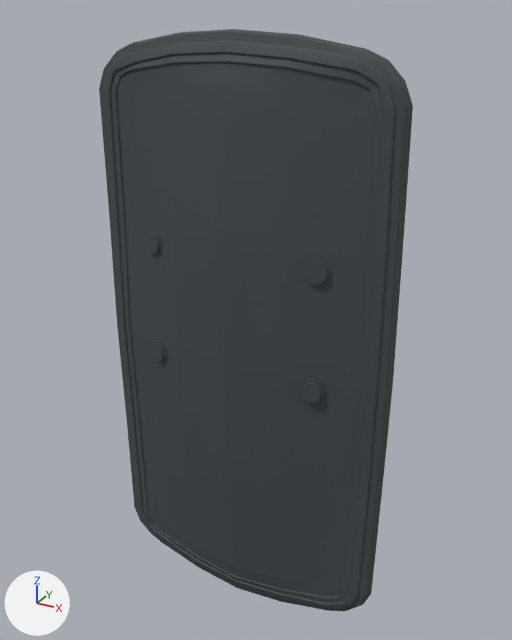
Before and after pictures for a commit that changed the FBX model Assets/ProjectAssets/Models/Shield/ShieldAsset.fbx.
The view is the same before and after, from a 50 mm lens placed at (6.82, -11.64, 6.7), pointed at (0.12, 0.54, 0.61). Lighting does not change. The marker at lower left points along +X, +Y and +Z. Where no turn or scale is listed for an object, it has been applied to the vertices.
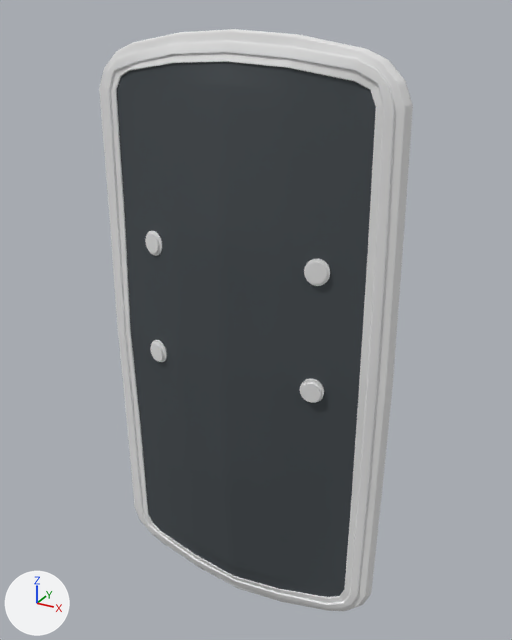
What changed in the scene script:
```text
Add mat_shieldoutline:
    mat_shieldoutline = principled_material('shieldOutline')
    mat_shieldoutline.base_color = (0.8, 0.8, 0.8)  # white #e7e7e7
    mat_shieldoutline.roughness = 0.69
Change me_untitled_001:
    where me_untitled_001.from_pydata(...)  # 542 vertices, 560 faces; spans x -0.32..0.31, y -0.49..0.92, z -1.49..1.5
    remove me_untitled_001.materials.append(mat_shield_texture)  # dark grey #42494d
    add me_untitled_001.materials.append(mat_shieldoutline)  # white #e7e7e7
Change me_untitled:
    where me_untitled.from_pydata(...)  # 5346 vertices, 5344 faces; spans x -45.0..45.0, y -86.0..86.0, z -6.0..8.0
    used by ob_sheild_base; location = (0.0, 0.0, 0.0); rotation_euler = (1.571, 0.0, 0.0), in degrees (90, 0, 0); scale = (0.0738, 0.0738, 0.0738)
    me_untitled part 1: 4000 of the faces centred in x -45.0..45.0, y -86.0..86.0, z -6.0..4.0 switch from mat_shield_texture (dark grey #42494d) to mat_shieldoutline (white #e7e7e7)
Change me_untitled_002:
    where me_untitled_002.from_pydata(...)  # 542 vertices, 560 faces; spans x -4.3..4.2, y -20.2..20.3, z -12.5..6.7
    remove me_untitled_002.materials.append(mat_shield_texture)  # dark grey #42494d
    add me_untitled_002.materials.append(mat_shieldoutline)  # white #e7e7e7
```

Boxes [x1, y1, x2, y2] around the edits, measured in the pictures (512 x 640 px):
'pTorus2', recoloured
    both: [300, 259, 330, 403]
'pTorus3', recoloured
    both: [145, 231, 167, 362]
part 1 of me_untitled, recoloured
    both: [99, 29, 413, 611]
